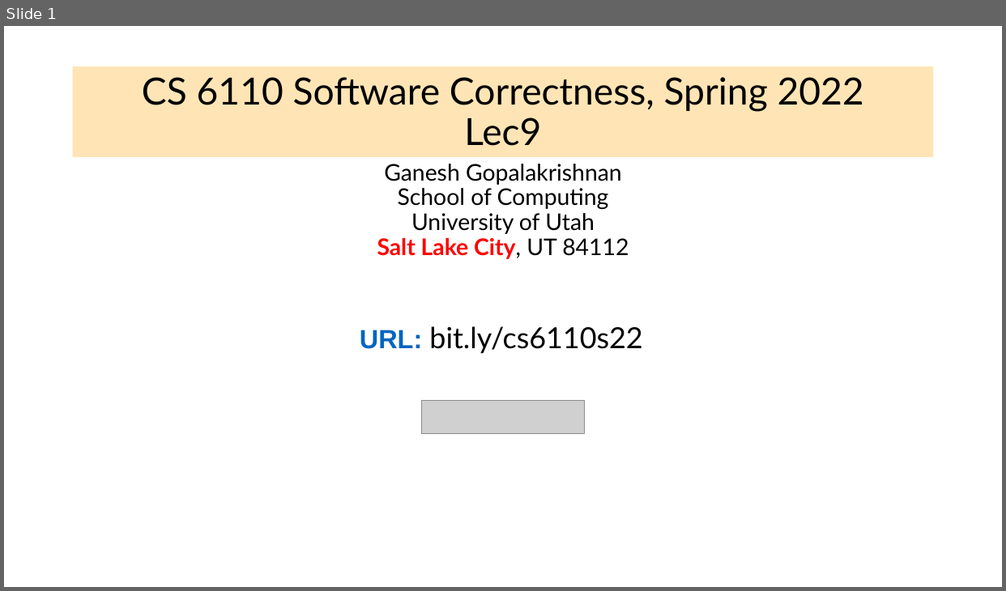
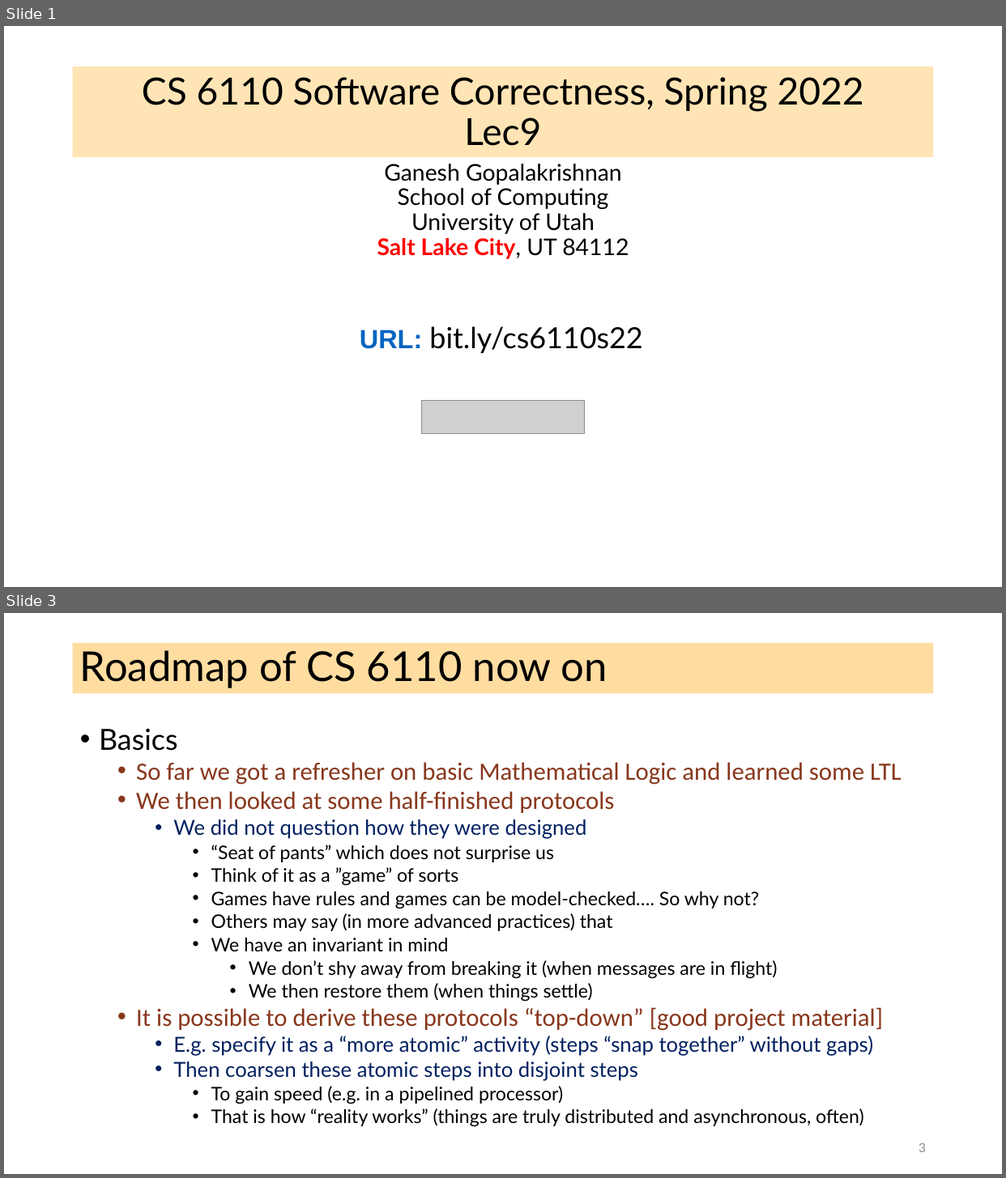
Before and after one commit to ganeshutah/cs6110s22, a slide deck: Lec9/Lec9.pptx. Shown one above the other, each under a label of ours: slide 1 before the commit, slides 1 and 3 after it; the slides between them are not shown. The pictures are 1006x591 and 1006x1178 pixels, drawn with LibreOffice and Linux fonts; fonts in the diff are those of the drawing; grey boxes stand for pictures. Boxes give left, top, right and bottom in pixels: in the first picture for what was removed or moved away, otherwise in the second. Text is boxed around its words. In the diff, an @@ line names an element or a change of style, - is before the commit and + after.

```diff
--- a/Lec9/Lec9.pptx
+++ b/Lec9/Lec9.pptx
@@ slide 3 added at bbox=[4, 613, 1002, 1174], background #FFFFFF @@
@@ title added at bbox=[73, 643, 934, 694], fill #FFBD47 at 51% opacity, 39.6 pt, text #000000 @@
+Roadmap of CS 6110 now on
@@ text added at bbox=[99, 728, 901, 1127], 18 pt, text #000000 @@
+• Basics
+  • So far we got a refresher on basic Mathematical Logic and learned some LTL
+  • We then looked at some half-finished protocols
+    • We did not question how they were designed
+      • “Seat of pants” which does not surprise us
+      • Think of it as a ”game” of sorts
+      • Games have rules and games can be model-checked…. So why not?
+      • Others may say (in more advanced practices) that
+      • We have an invariant in mind
+        • We don’t shy away from breaking it (when messages are in flight)
+        • We then restore them (when things settle)
+  • It is possible to derive these protocols “top-down” [good project material]
+    • E.g. specify it as a “more atomic” activity (steps “snap together” without gaps)
+    • Then coarsen these atomic steps into disjoint steps
+      • To gain speed (e.g. in a pipelined processor)
+      • That is how “reality works” (things are truly distributed and asynchronous, often)
@@ page number added at bbox=[918, 1144, 926, 1152], 12 pt, text #8C8C8C @@
+3
```
Also in this commit, not shown: 1 slide changed, 6 other slides added, 1 slide removed.
